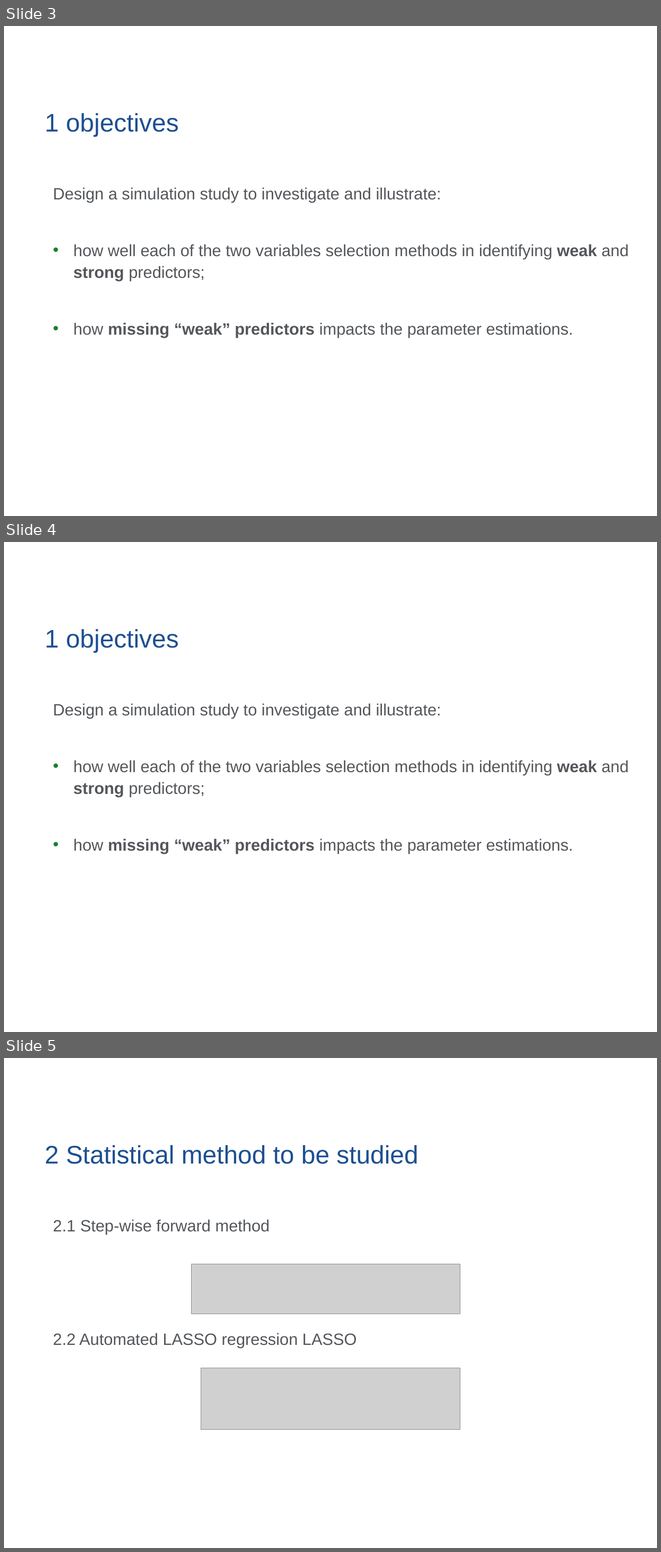
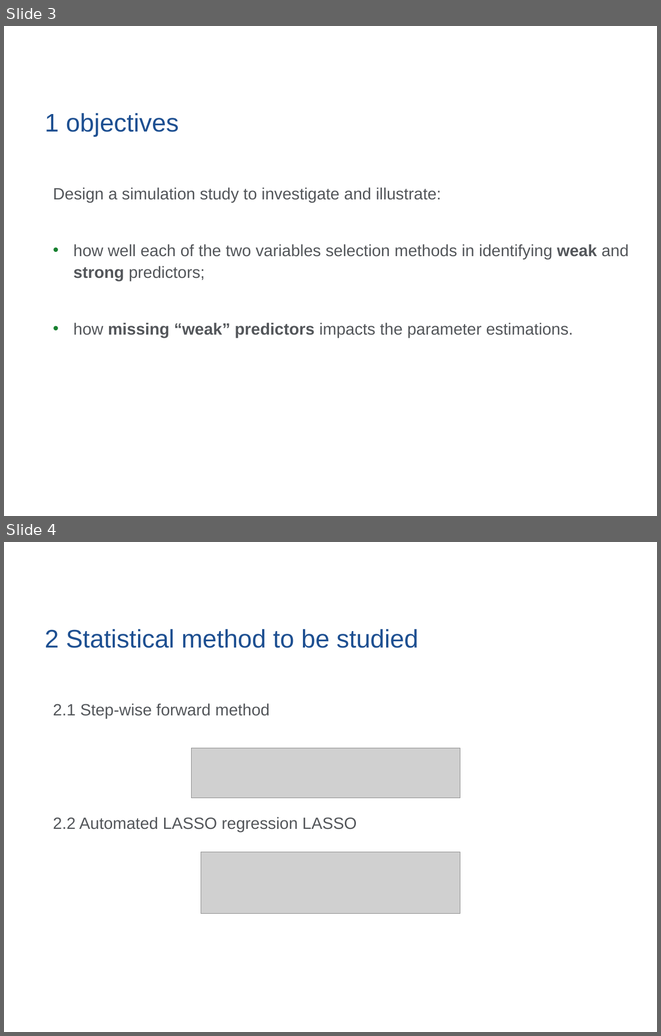
Before and after one commit to yuqimiao/p8160_project1_group7, a slide deck: slide_template/RS11023_Mailman_Standard_Template_12_2018.pptx. Shown one above the other, each under a label of ours: slides 3, 4 and 5 before the commit, slides 3 and 4 after it. The pictures are 661x1552 and 661x1036 pixels, drawn with LibreOffice and Linux fonts; fonts in the diff are those of the drawing; grey boxes stand for pictures; background and template pictures are left out. Boxes give left, top, right and bottom in pixels: in the first picture for what was removed or moved away, otherwise in the second. Text is boxed around its words. In the diff, an @@ line names an element or a change of style, - is before the commit and + after.

```diff
--- a/slide_template/RS11023_Mailman_Standard_Template_12_2018.pptx
+++ b/slide_template/RS11023_Mailman_Standard_Template_12_2018.pptx
@@ slide 4 removed at (4,542,657,1032), background picture (left out) @@
@@ title removed at (45,629,179,652) @@
-1 objectives
@@ text removed at (53,703,628,853) @@
-Design a simulation study to investigate and illustrate:
-• how well each of the two variables selection methods in identifying weak and strong predictors;
-• how missing “weak” predictors impacts the parameter estimations.
@@ page number removed at (456,1002,608,1028) @@
-4
@@ what was slide 5 is now slide 4 @@
```
Also in this commit, not shown: 2 slides changed, 1 slide added, 2 other files.
